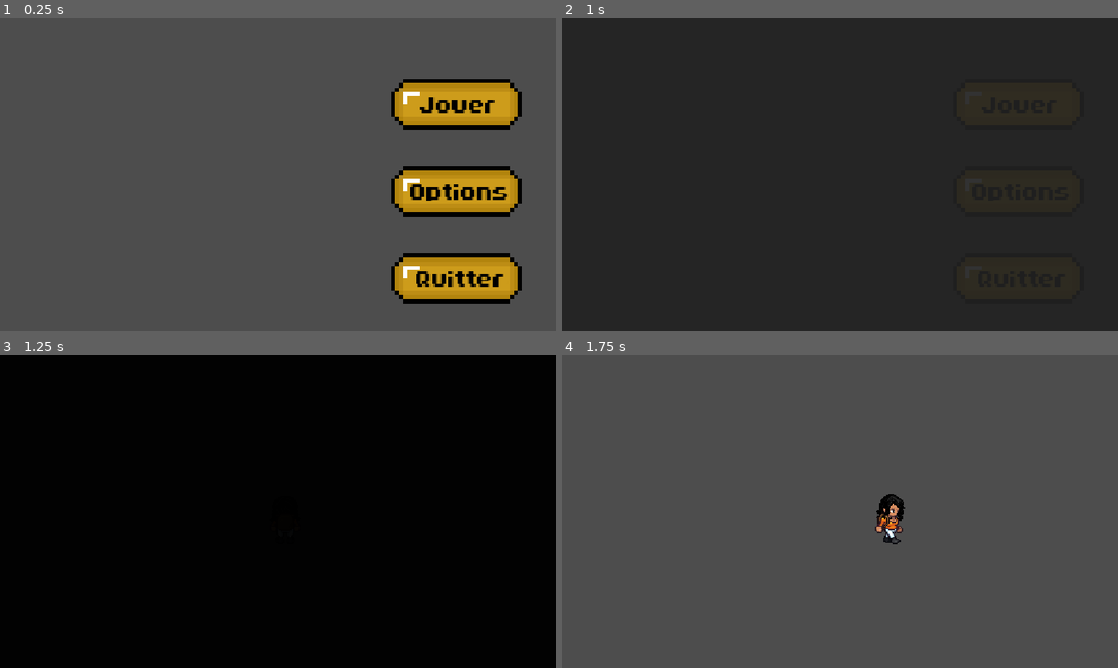
Above: before the commit, frames 1-4 (two rows, left to right).
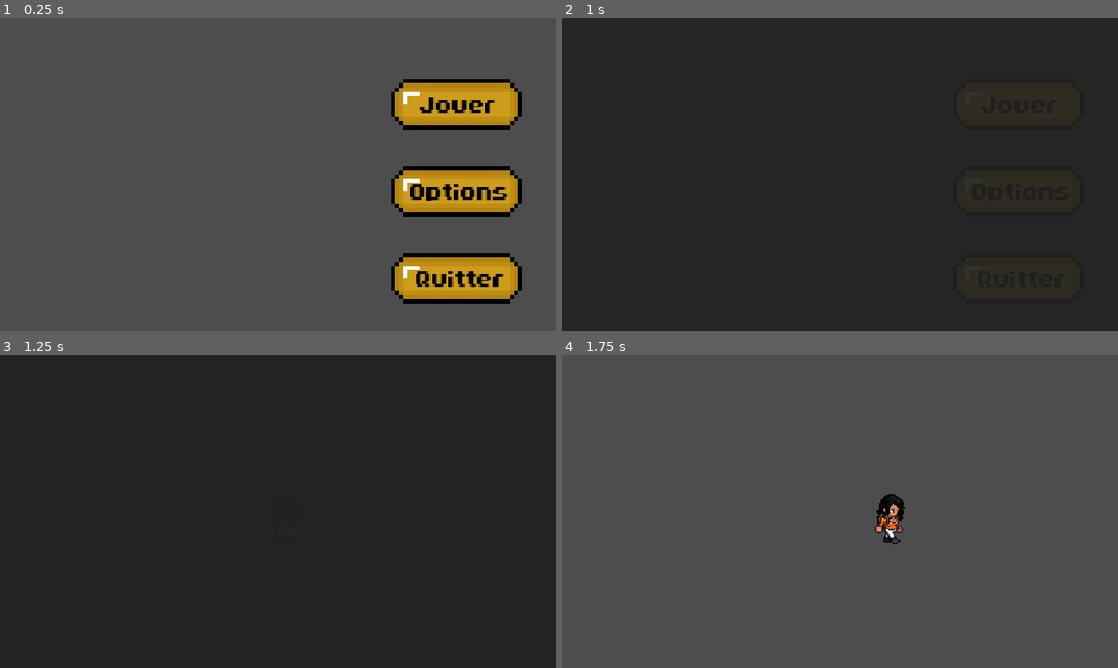
Above: after the commit, the same moments.

Repository: Abderrahim-bouhraoua/Le-Reste-Vivre
Game: Godot game, scene res://scenes/menu_principal.tscn
Two runs of this game, one before a commit and one after it. Both use one fixed random seed, a clock stepped at 60 frames per second and the inputs below.
Inputs (mouse positions are in pixels of both pictures, inside the frame that each line leads up to):
- Up to frame 1 (0.25 s): no input
- Up to frame 2 (1 s): click (1017, 105) at 0.5 s
- Up to frame 3 (1.25 s): no input
- Up to frame 4 (1.75 s): hold D (bouger_droite) from 1.28 s (still down)

Frames 1-2 are identical in both runs. In frame 3, 100% of the frame differs, in the area x 0-100%, y 0-100%; in frame 4, nothing differs.

Commit message:
deplacement fichier script dans le bon dossier

Diff:
--- a/scenes/main.tscn
+++ b/scenes/main.tscn
@@ -1,7 +1,7 @@
 [gd_scene format=3 uid="uid://cd530e6by5783"]
 
 [ext_resource type="PackedScene" uid="uid://baa25mewplq8j" path="res://scenes/joueur.tscn" id="1_o5qli"]
-[ext_resource type="Script" uid="uid://crmslffbc1c3e" path="res://scenes/scriptMapPrincipale.gd" id="1_sugp2"]
+[ext_resource type="Script" uid="uid://crmslffbc1c3e" path="res://scripts/scriptMapPrincipale.gd" id="1_sugp2"]
 [ext_resource type="PackedScene" uid="uid://bcymh08aawmj7" path="res://scenes/fade_transition.tscn" id="3_jyhfs"]
 
 [node name="MainMap" type="Node2D" unique_id=48709064]
@@ -10,3 +10,5 @@
 [node name="Joueur" parent="." unique_id=795832157 instance=ExtResource("1_o5qli")]
 
 [node name="fade_transition" parent="." unique_id=812621672 instance=ExtResource("3_jyhfs")]
+modulate = Color(1, 1, 1, 0)
+color = Color(0.13149942, 0.13149942, 0.13149942, 1)
Renamed: scenes/scriptMapPrincipale.gd -> scripts/scriptMapPrincipale.gd
Renamed: scenes/scriptMapPrincipale.gd.uid -> scripts/scriptMapPrincipale.gd.uid
